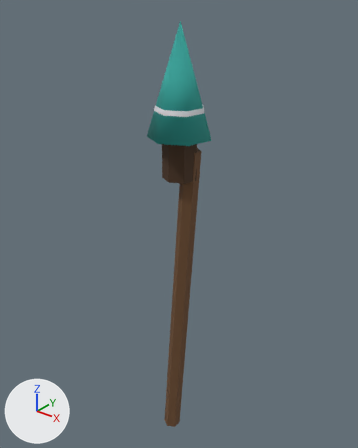
The FBX model client/CultOfComfort.Unity/Assets/Resources/Art/Models/torch.fbx as it was, and as the next commit left it.
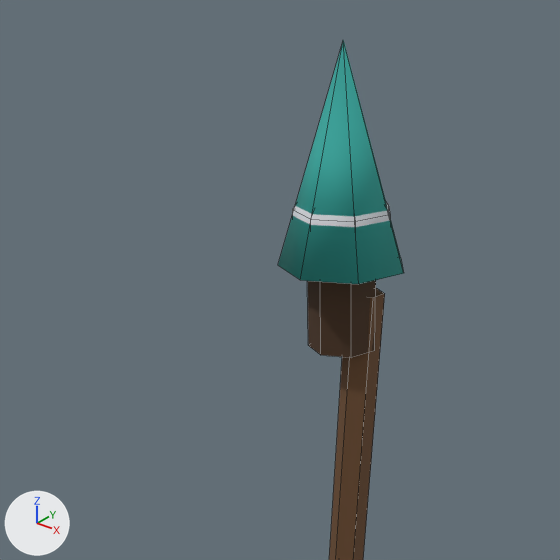
There are two pictures of each version: one whole from a 50 mm lens placed at (0.89, -1.121, 1.55), pointed at (-0.041, 0.042, 0.829), one close up on the part from 1% to 81% of the width and 0% to 64% of the height. The lights are fixed; the arrows at lower left show +X, +Y and +Z. The older version's two pictures come first. The close-ups show mesh edges as thin lines. Where no turn or scale is listed for an object, it has been applied to the vertices.

Objects in the first close-up: 'Flame', 'Prop'.
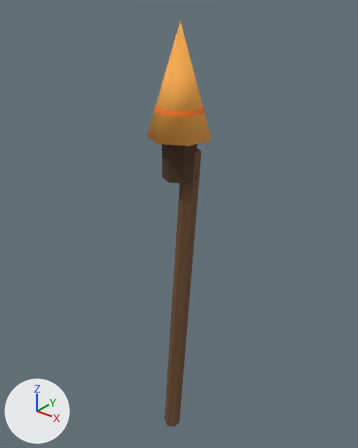
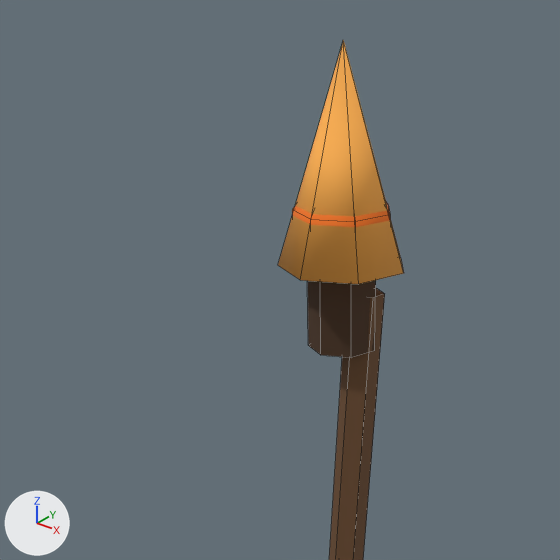
Patch to the scene script:
```diff
--- a/client/CultOfComfort.Unity/Assets/Resources/Art/Models/torch.fbx.py
+++ b/client/CultOfComfort.Unity/Assets/Resources/Art/Models/torch.fbx.py
@@ me_flame @@
 me_flame.from_pydata(...)  # 38 vertices, 43 faces; spans x -0.097..0.097, y -0.1..0.09, z -0.03..0.31
 # used by ob_flame; location = (-0.01, 0.01, 1.15)
+# me_flame part 1: 43 kept faces spanning x -0.097..0.097, y -0.1..0.09, z -0.03..0.31 get new texture (UV) coordinates
 me_flame.materials.append(mat_palette)
```

Location of each change, (x1, y1, x2, y2) in pixels of the close-ups (560 x 560 px):
part 1 of me_flame, surface changed (cyan to orange): (278, 40, 404, 284) in both
